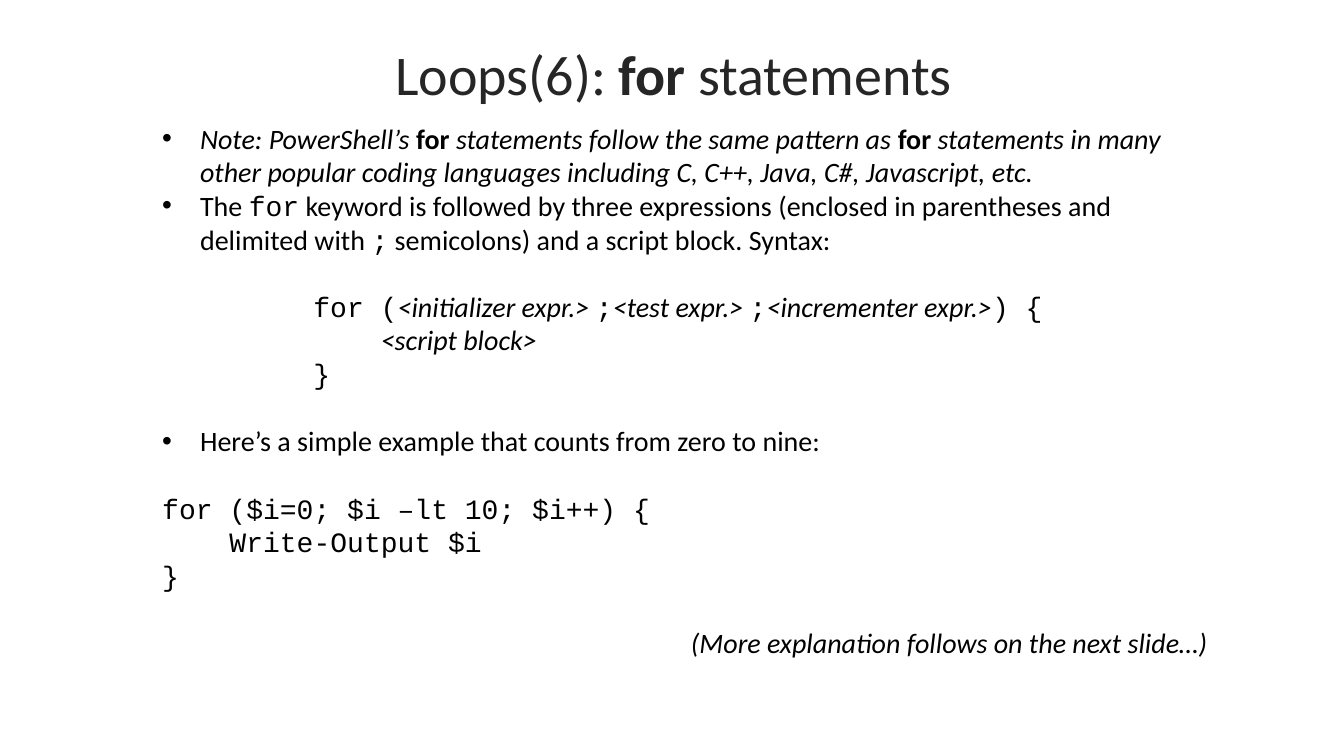
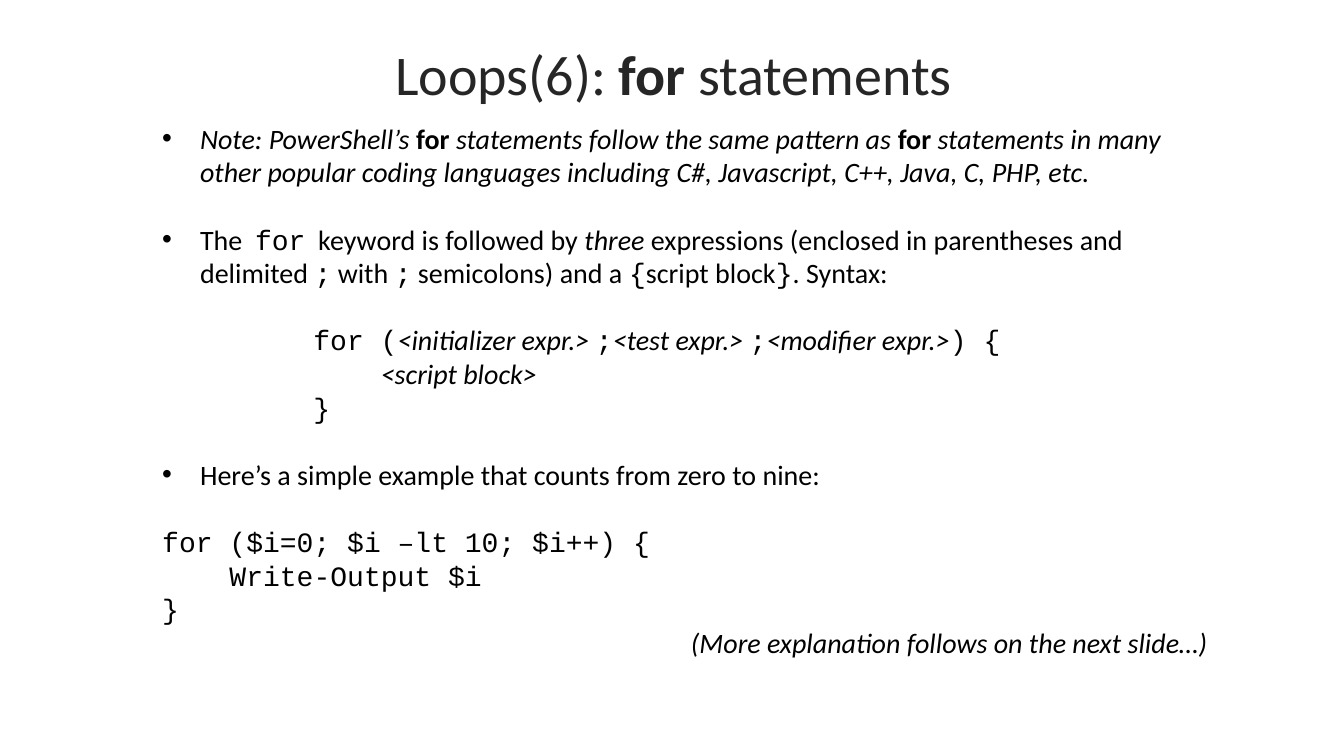
Before and after one commit to byui-cyber360/content, a slide deck: slide 14 of CYBER360-2.7-2.A-Control-Structures.pptx. Drawn at 1344x756 pixels with LibreOffice and Linux fonts; fonts in the diff are those of the drawing. Boxes give left, top, right and bottom in pixels: in the first picture for what was removed or moved away, otherwise in the second. Text is boxed around its words. In the diff, an @@ line names an element or a change of style, - is before the commit and + after.

```diff
--- a/CYBER360-2.7-2.A-Control-Structures.pptx
+++ b/CYBER360-2.7-2.A-Control-Structures.pptx
@@ text at (200,129,1161,356): text changed @@
-• Note: PowerShell’s for statements follow the same pattern as for statements in many other popular coding languages including C, C++, Java, C#, Javascript, etc.
-• The for keyword is followed by three expressions (enclosed in parentheses and delimited with ; semicolons) and a script block. Syntax:
-      for (<initializer expr.> ;<test expr.> ;<incrementer expr.>) {
+• Note: PowerShell’s for statements follow the same pattern as for statements in many other popular coding languages including C#, Javascript, C++, Java, C, PHP, etc.
+• The for keyword is followed by three expressions (enclosed in parentheses and delimited ; with ; semicolons) and a {script block}. Syntax:
+      for (<initializer expr.> ;<test expr.> ;<modifier expr.>) {
```
Also in this commit, not shown: 15 other slides changed, 4 slides added, 22 other files.
